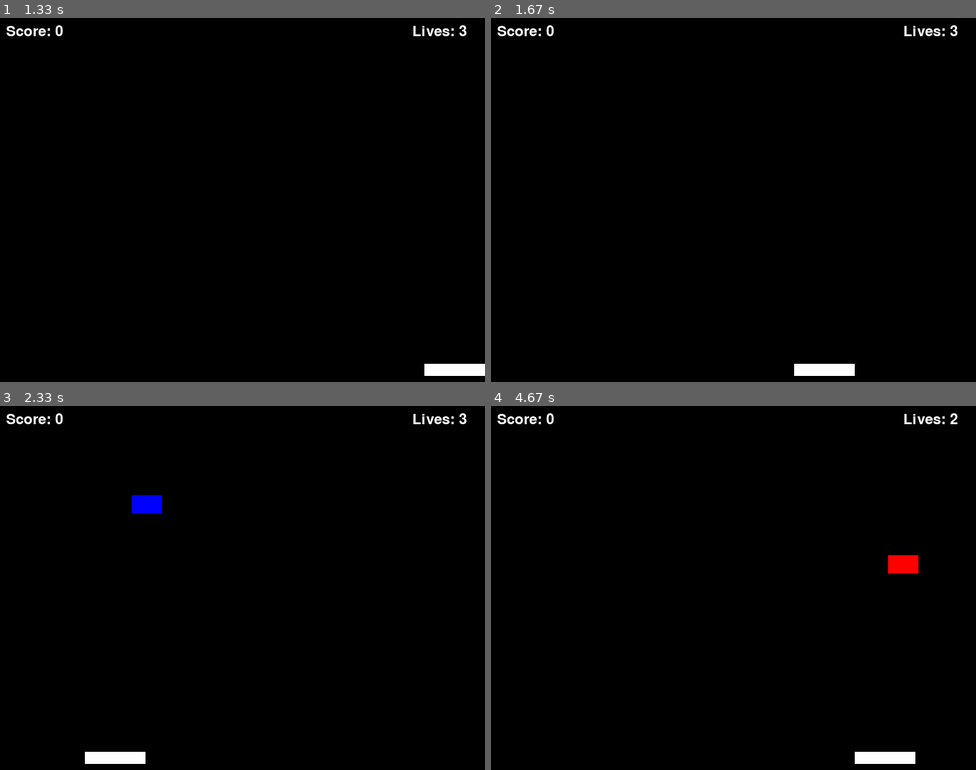
Above: before the commit, frames 1-4 (two rows, left to right).
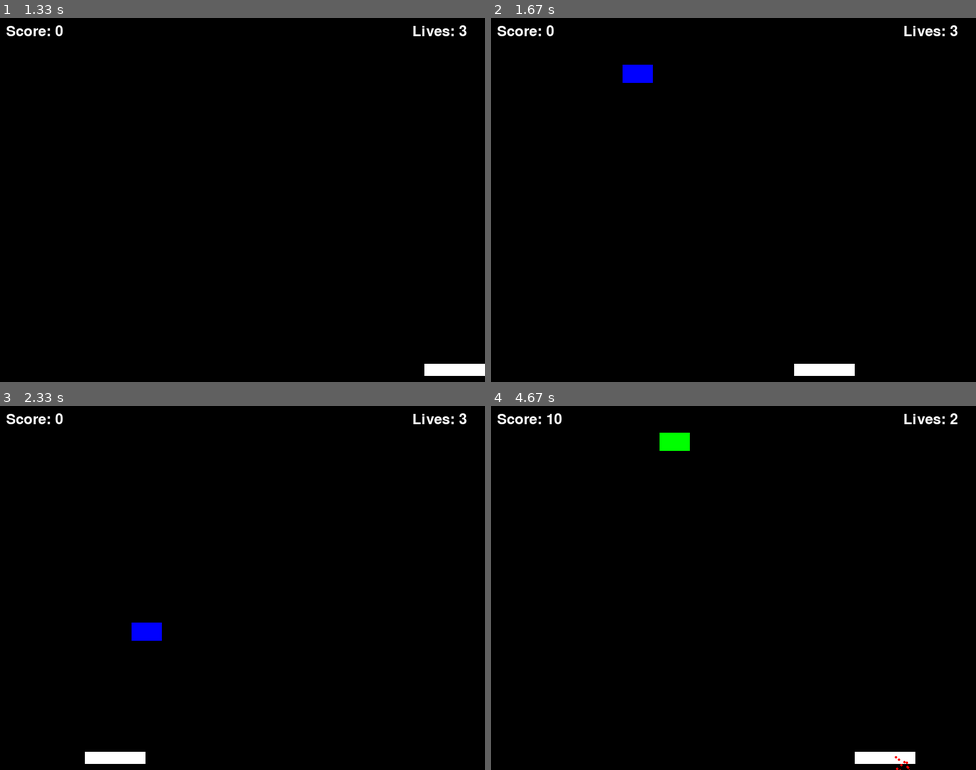
Above: after the commit, the same moments.

Repository: aknim/pygame-falling-bricks
Game: pygame game, started from falling_bricks.py
Two runs of this game, one before a commit and one after it. Both use one fixed random seed, a clock stepped at 60 frames per second and the inputs below.
Inputs:
- Up to frame 1 (1.33 s): hold Right 0.33-0.8 s; hold Right 0.83-1.3 s
- Up to frame 2 (1.67 s): hold Left from 1.33 s (still down)
- Up to frame 3 (2.33 s): release Left at 1.87 s; hold Left 1.9-2.3 s
- Up to frame 4 (4.67 s): hold Right 2.33-2.97 s; hold Left 3-3.47 s; hold Right 3.5-3.97 s; hold Right 4-4.47 s; hold Left from 4.5 s (still down)

Frame 1 is identical in both runs. In frame 2, 0.3% of the frame differs, in the area x 27-34%, y 12-18%; in frame 3, 0.6%; in frame 4, 0.7%, in the area x 11-89%, y 2-100%.

Commit message:
Day 1.7 20 Added visual effects of bricks breaking

Diff:
--- a/falling_bricks.py
+++ b/falling_bricks.py
@@ -36,6 +36,24 @@
 score = 0
 lives = 3
 
+class Particle:
+    def __init__(self, x, y, color="white"):
+        self.x = x
+        self.y = y
+        self.vx = random.uniform(-2, 2)
+        self.vy = random.uniform(-2, 2)
+        self.life = random.randint(20, 40) # Particle lifespan
+        self.color = color
+
+    def move(self):
+        self.x += self.vx
+        self.y += self.vy
+        self.life -= 1
+
+    def draw(self, screen):
+        if self.life > 0:
+            pygame.draw.circle(screen, self.color, (int(self.x), int(self.y)), 2)
+
 class Brick:
     def __init__(self, x, y, speed, brick_type="regular"):
         self.x = x
@@ -54,9 +72,11 @@
     def draw(self, screen):
         pygame.draw.rect(screen, self.color, (self.x, self.y, BRICK_WIDTH, BRICK_HEIGHT))
 
+particles = []
+
 bricks = []
 brick_spawn_timer = 0 # Timer to control brick spawn rate
-BRICK_SPAWN_RATE = 120 # Spawn a new brick every 30 frames
+BRICK_SPAWN_RATE = 90 # Spawn a new brick every 30 frames
 
 running = True
 while running:
@@ -101,6 +121,10 @@
         if (brick.y + BRICK_HEIGHT >= paddle_y and
             paddle_x <= brick.x <= paddle_x + PADDLE_WIDTH):
             pygame.mixer.Sound.play(brick_hit_sound)
+
+            # Draw particles
+            for _ in range(10): # Create 10 particles
+                particles.append(Particle(brick.x + BRICK_WIDTH // 2, brick.y + BRICK_HEIGHT // 2, brick.color))
             if brick.type == "regular":
                 score += 10
             elif brick.type == "heavy":
@@ -116,6 +140,13 @@
             pygame.mixer.Sound.play(miss_sound)
             bricks.remove(brick)
             lives -= 1 # Deduct a life
+
+    # Update and draw particles
+    for particle in particles[:]:
+        particle.move()
+        particle.draw(screen)
+        if particle.life <= 0:
+            particles.remove(particle)
 
     # Draw the score and lives
     font = pygame.font.SysFont(None, 36)
